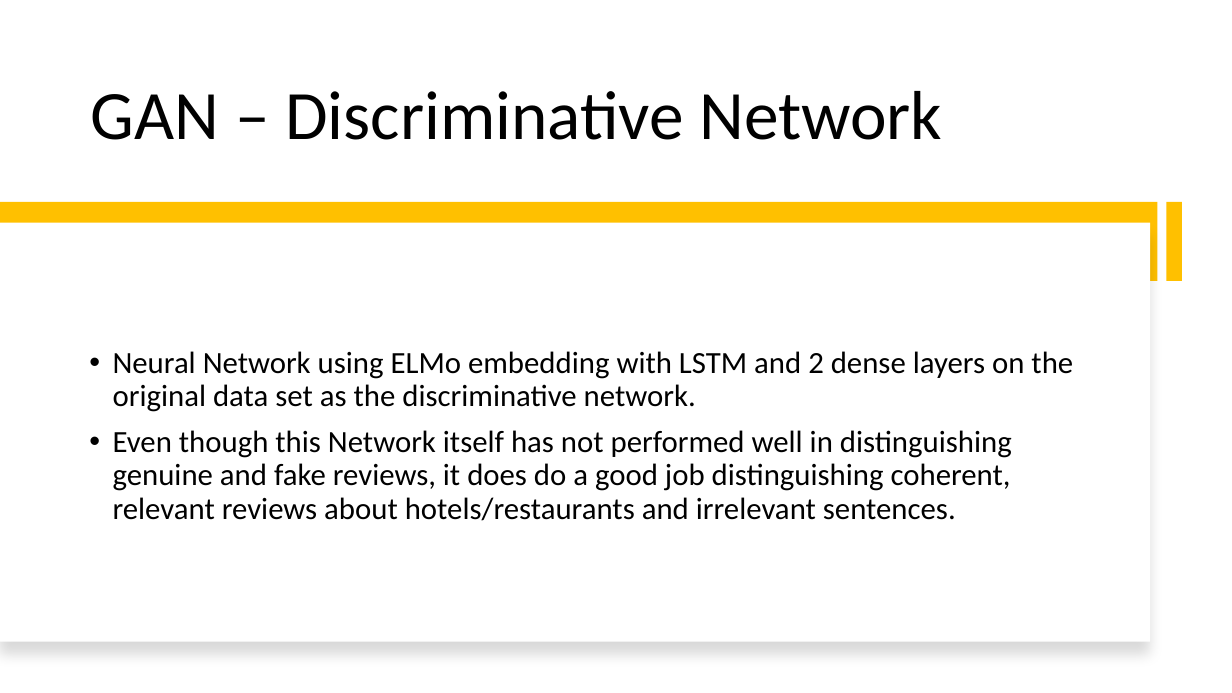
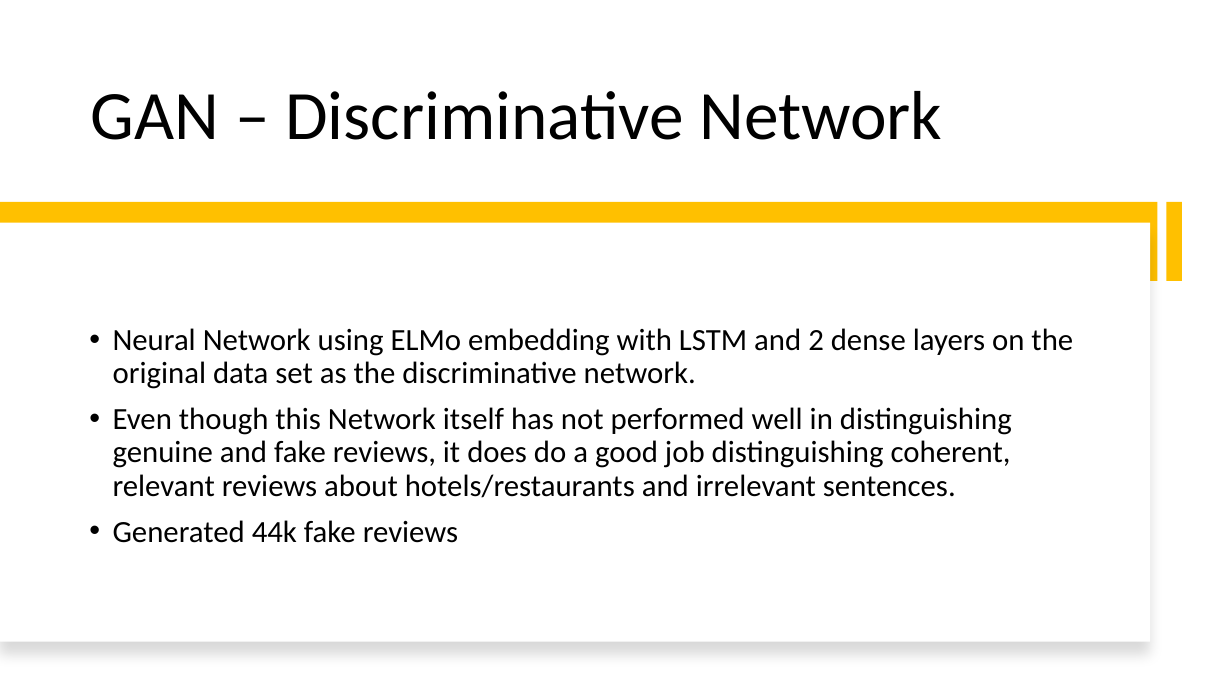
Before and after one commit to yizhang7210/w266-final-project, a slide deck: slide 7 of w266.pptx. Drawn at 1232x693 pixels with LibreOffice and Linux fonts; fonts in the diff are those of the drawing. Boxes give left, top, right and bottom in pixels: in the first picture for what was removed or moved away, otherwise in the second. Text is boxed around its words. In the diff, an @@ line names an element or a change of style, - is before the commit and + after.

Commit message:
updates

```diff
--- a/w266.pptx
+++ b/w266.pptx
@@ text at (x1=113, y1=520, x2=458, y2=543): paragraph added @@
+• Generated 44k fake reviews
```
